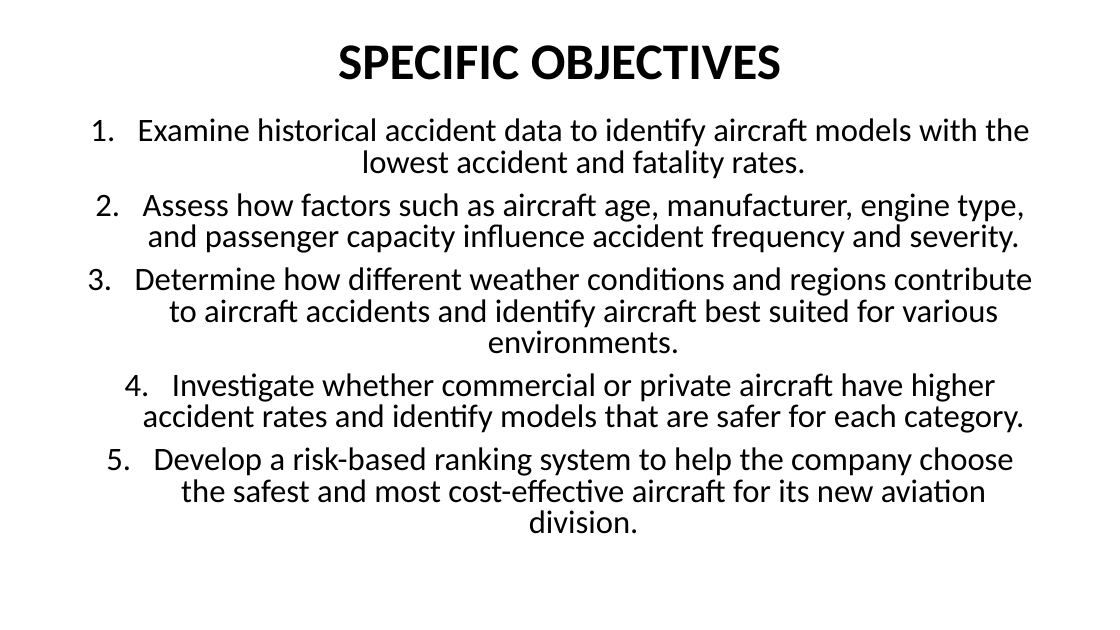
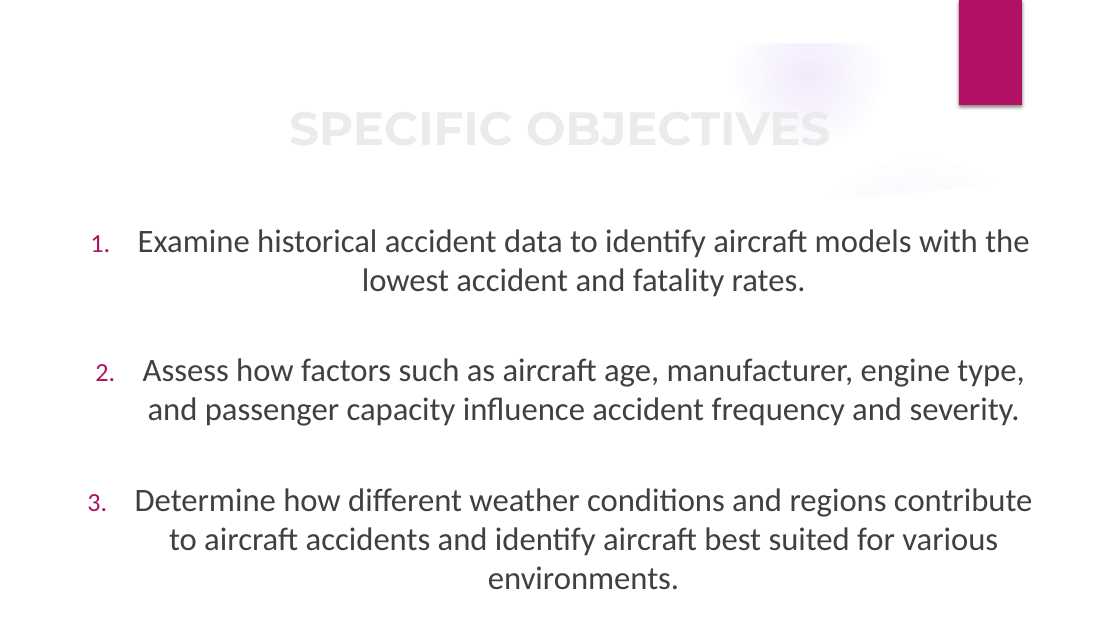
Before and after one commit to rurigi-waweru/dsfpt10-p1-dsc-phase-1-project, a slide deck: slide 4 of project-files/Aviation-Accident-Analysis.pptx. Drawn at 1120x630 pixels with LibreOffice and Linux fonts; fonts in the diff are those of the drawing; background and template pictures are left out. Boxes give left, top, right and bottom in pixels: in the first picture for what was removed or moved away, otherwise in the second. Text is boxed around its words. In the diff, an @@ line names an element or a change of style, - is before the commit and + after.

```diff
--- a/project-files/Aviation-Accident-Analysis.pptx
+++ b/project-files/Aviation-Accident-Analysis.pptx
@@ group added at (x1=0, y1=0, x2=1120, y2=630): 5 ellipses, 3 freeform shapes @@
@@ rectangle added at (x1=959, y1=0, x2=1022, y2=105), fill #B31166 @@
@@ title "SPECIFIC OBJECTIVES" moved from (x1=338, y1=45, x2=781, y2=80) to (x1=77, y1=66, x2=1044, y2=188) @@
@@ title "SPECIFIC OBJECTIVES" at (x1=77, y1=66, x2=1044, y2=188): size 44 to 40 pt, font Calibri to Montserrat, text colour #000000 to #EBEBEB; line spacing 0.9 to 1 @@
@@ text "Examine historical accident data to ..." moved from (x1=135, y1=118, x2=1032, y2=534) to (x1=135, y1=229, x2=1032, y2=589) @@
@@ text "Examine historical accident data to ..." at (x1=135, y1=229, x2=1032, y2=589): text colour #000000 to #404040; line spacing 0.8 to 1 @@
@@ text at (x1=143, y1=373, x2=1024, y2=534): paragraphs removed @@
-4. Investigate whether commercial or private aircraft have higher accident rates and identify models that are safer for each category.
-5. Develop a risk-based ranking system to help the company choose the safest and most cost-effective aircraft for its new aviation division.
```
Also in this commit, not shown: 3 other slides changed, 9 slides added, 1 slide removed, 6 other files.
